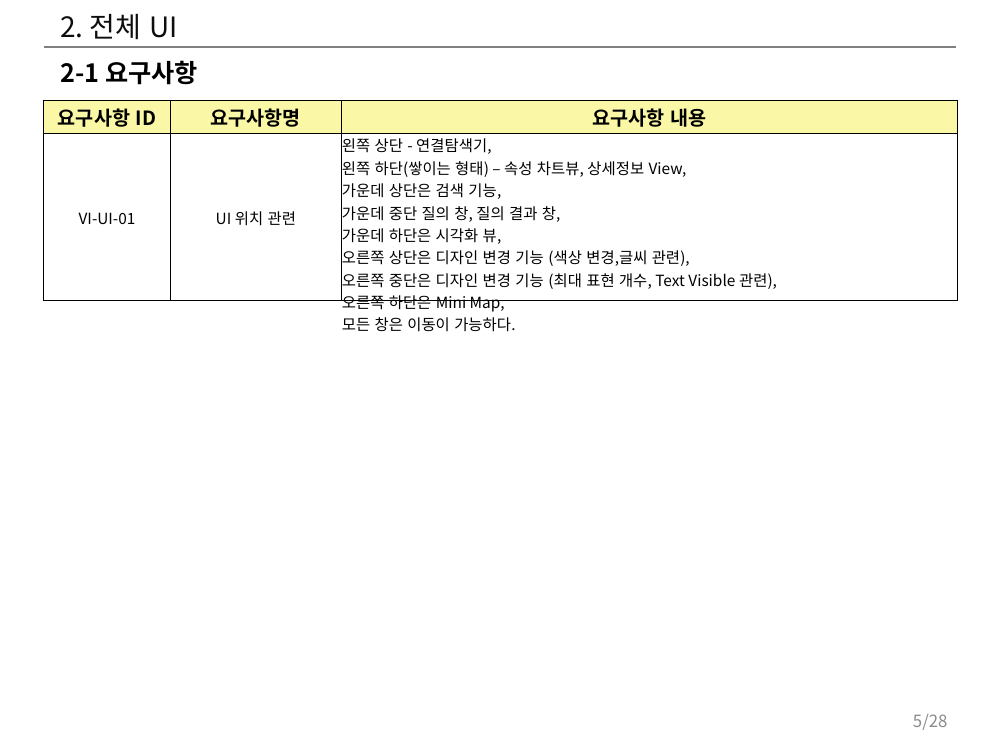
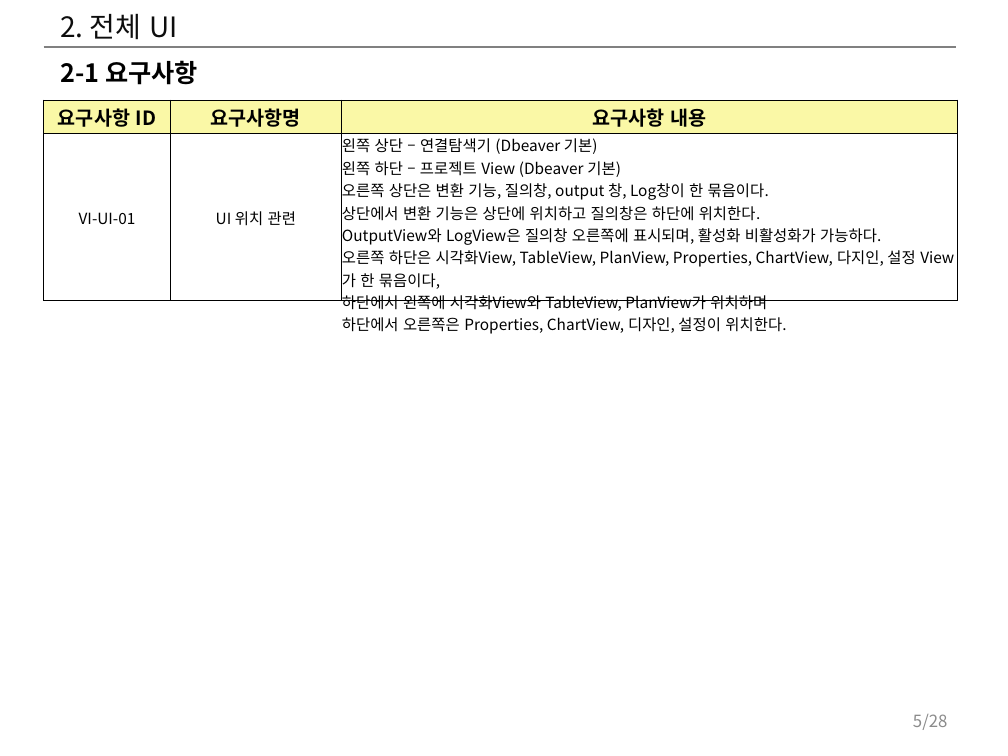
Before and after one commit to hwany7seo/gdbms_document, a slide deck: slide 5 of mockup/시각화도구_UI_UX_기획서.pptx. Drawn at 1008x756 pixels with LibreOffice and Linux fonts; fonts in the diff are those of the drawing. Boxes give left, top, right and bottom in pixels: in the first picture for what was removed or moved away, otherwise in the second. Text is boxed around its words. In the diff, an @@ line names an element or a change of style, - is before the commit and + after.

```diff
--- a/mockup/시각화도구_UI_UX_기획서.pptx
+++ b/mockup/시각화도구_UI_UX_기획서.pptx
@@ table at <box>43,100,958,338</box> @@
-row 2, column 3: 왼쪽 상단 - 연결탐색기, / 왼쪽 하단(쌓이는 형태) – 속성 차트뷰, 상세정보 View, / 가운데 상단은 검색 기능, / 가운데 중단 질의 창, 질의 결과 창, / 가운데 하단은 시각화 뷰, / 오른쪽 상단은 디자인 변경 기능 (색상 변경,글씨 관련), / 오른쪽 중단은 디자인 변경 기능 (최대 표현 개수, Text Visible 관련), / 오른쪽 하단은 Mini Map, / 모든 창은 이동이 가능하다.
+row 2, column 3: 왼쪽 상단 – 연결탐색기 (Dbeaver 기본) / 왼쪽 하단 – 프로젝트 View (Dbeaver 기본) / 오른쪽 상단은 변환 기능, 질의창, output 창, Log창이 한 묶음이다. / 상단에서 변환 기능은 상단에 위치하고 질의창은 하단에 위치한다. / OutputView와 LogView은 질의창 오른쪽에 표시되며, 활성화 비활성화가 가능하다. / 오른쪽 하단은 시각화View, TableView, PlanView, Properties, ChartView, 다지인, 설정 View가 한 묶음이다, / 하단에서 왼쪽에 시각화View와 TableView, PlanView가 위치하며 / 하단에서 오른쪽은 Properties, ChartView, 디자인, 설정이 위치한다.
```
Also in this commit, not shown: 16 other slides changed, 1 slide added, 7 other files.
